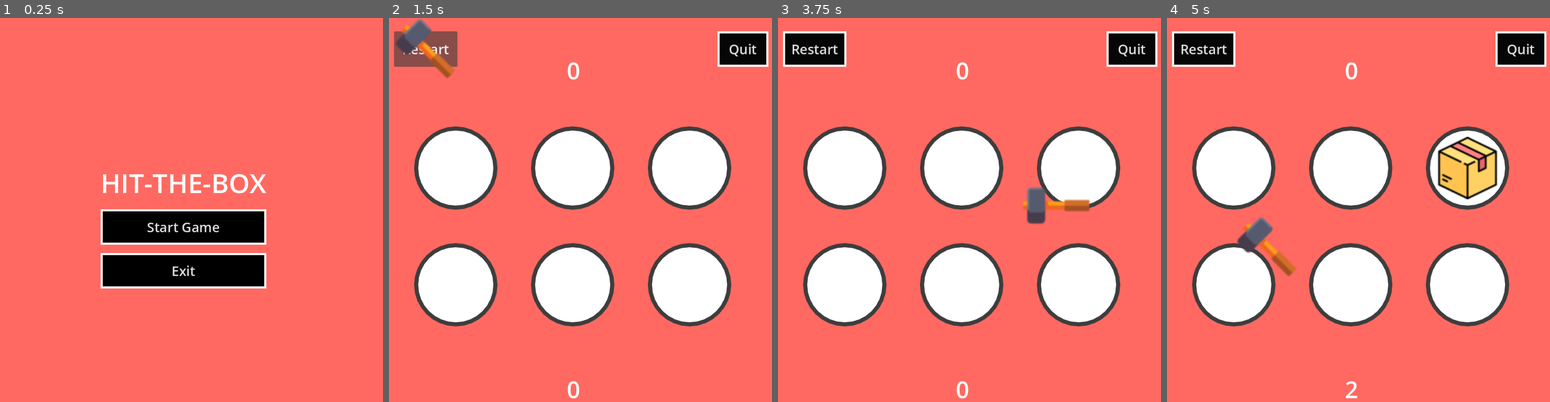
Above: before the commit, frames 1-4 (left to right).
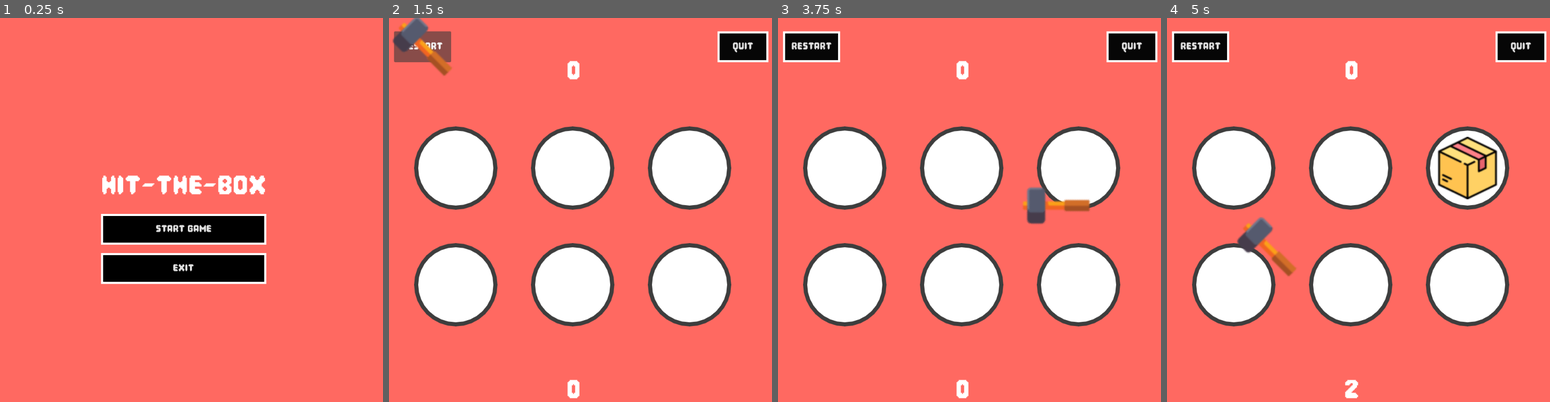
Above: after the commit, the same moments.

Repository: ankit-suman-07/GODOT_HitTheBox
Game: Godot game, scene res://scenes/main_menu.tscn
Two runs of this game, one before a commit and one after it. Both use one fixed random seed, a clock stepped at 60 frames per second and the inputs below.
Inputs (mouse positions are in pixels of both pictures, inside the frame that each line leads up to):
- Up to frame 1 (0.25 s): no input
- Up to frame 2 (1.5 s): click "Start Game" at 0.5 s; click "Restart" at 1.25 s
- Up to frame 3 (3.75 s): click "Restart" at 2 s; click "Restart" at 2.75 s; tap Enter at 3.5 s; move the mouse to (1053, 206) at 3.52 s; click (1053, 206) at 3.67 s
- Up to frame 4 (5 s): tap Space at 4.25 s; move the mouse to (1266, 248) at 4.27 s; click (1266, 248) at 4.42 s

The runs differ from the first frame. In frame 1, 3.2% of the frame differs, in the area x 26-70%, y 40-71%; in frame 2, 1.3%; in frame 3, 1.3%; in frame 4, 1.3%.

Commit message:
Include assets and credits

Diff:
--- a/scenes/game_screen_scene.tscn
+++ b/scenes/game_screen_scene.tscn
@@ -2,7 +2,9 @@
 
 [ext_resource type="Script" uid="uid://dra2sb8i2tpab" path="res://scripts/game_screen_scene.gd" id="1_cc88a"]
 [ext_resource type="PackedScene" uid="uid://b4700dtc4de0q" path="res://scenes/panel_hole.tscn" id="1_f0jwt"]
+[ext_resource type="FontFile" uid="uid://dns5jtyo6eicj" path="res://assets/fonts/Pixel Game.otf" id="3_fvbh4"]
 [ext_resource type="Texture2D" uid="uid://nfwbjc82fh7v" path="res://assets/hammer.png" id="3_m55bb"]
+[ext_resource type="AudioStream" uid="uid://dfimurcu4vymk" path="res://assets/sounds/thud2.wav" id="4_67vaw"]
 
 [sub_resource type="StyleBoxFlat" id="StyleBoxFlat_f0jwt"]
 content_margin_left = 20.0
@@ -33,7 +35,8 @@
 offset_top = 87.0
 offset_right = 1000.0
 offset_bottom = 164.0
-theme_override_font_sizes/normal_font_size = 56
+theme_override_fonts/normal_font = ExtResource("3_fvbh4")
+theme_override_font_sizes/normal_font_size = 84
 bbcode_enabled = true
 text = "0"
 fit_content = true
@@ -46,7 +49,8 @@
 offset_top = 852.0
 offset_right = 1000.0
 offset_bottom = 929.0
-theme_override_font_sizes/normal_font_size = 56
+theme_override_fonts/normal_font = ExtResource("3_fvbh4")
+theme_override_font_sizes/normal_font_size = 84
 bbcode_enabled = true
 text = "0"
 fit_content = true
@@ -97,6 +101,7 @@
 offset_top = 32.0
 offset_right = 194.0
 offset_bottom = 87.0
+theme_override_fonts/font = ExtResource("3_fvbh4")
 theme_override_font_sizes/font_size = 32
 theme_override_styles/normal = SubResource("StyleBoxFlat_f0jwt")
 text = "Restart"
@@ -107,6 +112,7 @@
 offset_top = 32.0
 offset_right = 969.0
 offset_bottom = 87.0
+theme_override_fonts/font = ExtResource("3_fvbh4")
 theme_override_font_sizes/font_size = 32
 theme_override_styles/normal = SubResource("StyleBoxFlat_f0jwt")
 text = "Quit
@@ -122,6 +128,9 @@
 [node name="ControlTimerLabel" type="Timer" parent="." unique_id=1178130522]
 autostart = true
 
+[node name="HitSound" type="AudioStreamPlayer" parent="." unique_id=269318186]
+stream = ExtResource("4_67vaw")
+
 [connection signal="pressed" from="RestartBtn" to="." method="_on_restart_btn_pressed"]
 [connection signal="pressed" from="QuitBtn" to="." method="_on_quit_btn_pressed"]
 [connection signal="timeout" from="Timer" to="." method="_on_timer_timeout"]
--- a/scenes/main_menu.tscn
+++ b/scenes/main_menu.tscn
@@ -1,6 +1,7 @@
 [gd_scene format=3 uid="uid://80m224ih2h2g"]
 
 [ext_resource type="Script" uid="uid://6oq72i3vhplh" path="res://scripts/main_menu.gd" id="1_l6cm7"]
+[ext_resource type="FontFile" uid="uid://dns5jtyo6eicj" path="res://assets/fonts/Pixel Game.otf" id="2_ekxnf"]
 
 [sub_resource type="StyleBoxFlat" id="StyleBoxFlat_vue75"]
 content_margin_left = 20.0
@@ -37,7 +38,8 @@
 
 [node name="RichTextLabel" type="RichTextLabel" parent="CenterContainer/VBoxContainer2" unique_id=1115314734]
 layout_mode = 2
-theme_override_font_sizes/normal_font_size = 64
+theme_override_fonts/normal_font = ExtResource("2_ekxnf")
+theme_override_font_sizes/normal_font_size = 86
 bbcode_enabled = true
 text = "HIT-THE-BOX"
 fit_content = true
@@ -50,6 +52,7 @@
 [node name="StartGameBtn" type="Button" parent="CenterContainer/VBoxContainer2/VBoxContainer" unique_id=1254888869]
 layout_mode = 2
 theme_override_constants/outline_size = 20
+theme_override_fonts/font = ExtResource("2_ekxnf")
 theme_override_font_sizes/font_size = 32
 theme_override_styles/normal = SubResource("StyleBoxFlat_vue75")
 text = "Start Game"
@@ -57,6 +60,7 @@
 [node name="QuitGameBtn" type="Button" parent="CenterContainer/VBoxContainer2/VBoxContainer" unique_id=1368938438]
 layout_mode = 2
 theme_override_constants/outline_size = 20
+theme_override_fonts/font = ExtResource("2_ekxnf")
 theme_override_font_sizes/font_size = 32
 theme_override_styles/normal = SubResource("StyleBoxFlat_vue75")
 text = "Exit"
--- a/scripts/game_screen_scene.gd
+++ b/scripts/game_screen_scene.gd
@@ -14,6 +14,8 @@
 
 @onready var TIMER = $Timer
 @onready var TIMER_FOR_LABEL = $ControlTimerLabel
+
+@onready var HIT_SOUND = $HitSound
 
 var HOLES = []
 var active_hole = null
@@ -45,6 +47,7 @@
 				score += 1
 				score_label.text = str(score)
 				print("HIT!")
+				HIT_SOUND.play()
 
 func _spawn_box():
 
Binary file added: assets/fonts/Pixel Game.otf
Not shown, added: assets/fonts/Pixel Game.otf.import
Not shown, added: assets/sounds/thud2.wav.import
Not shown, changed: .DS_Store
Not shown, added: Credits.md
Not shown, changed: assets/.DS_Store
Not shown, added: assets/sounds/.DS_Store
Not shown, added: assets/sounds/thud2.wav
